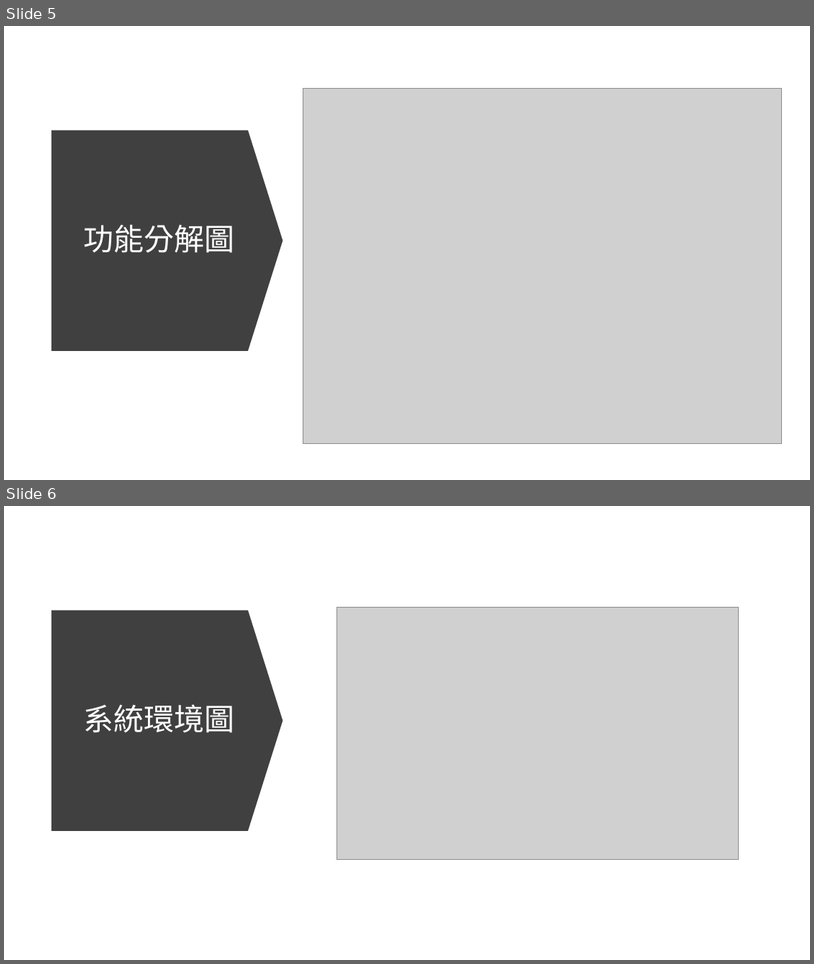
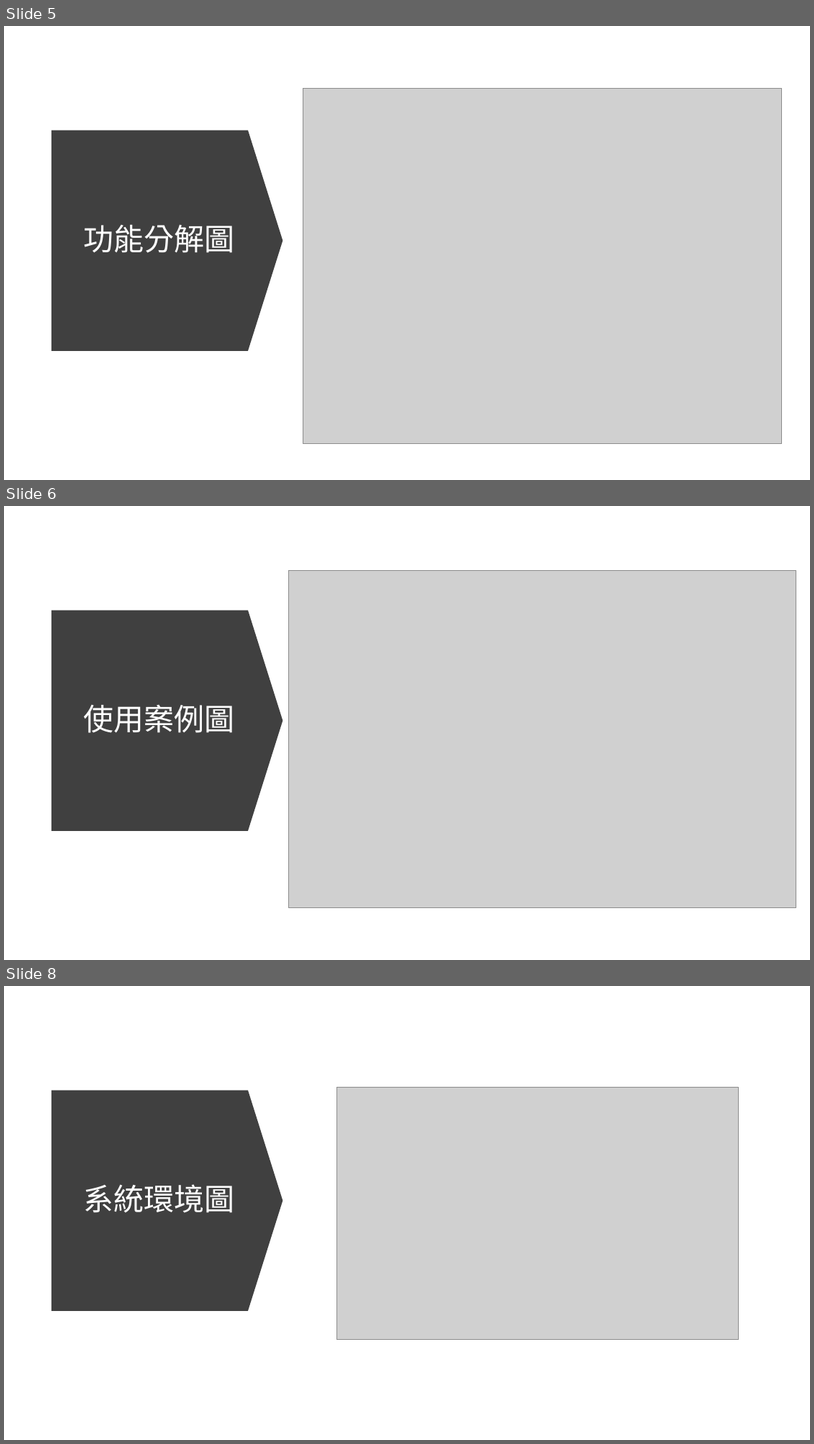
Before and after one commit to tdbbbfps/GameWithAI, a slide deck: C111118121柳健棠_系統分析與設計.pptx. Shown one above the other, each under a label of ours: slides 5 and 6 before the commit, slides 5, 6 and 8 after it; the slides between them are not shown. The pictures are 814x964 and 814x1444 pixels, drawn with LibreOffice and Linux fonts; fonts in the diff are those of the drawing; grey boxes stand for pictures. Boxes give left, top, right and bottom in pixels: in the first picture for what was removed or moved away, otherwise in the second. Text is boxed around its words. In the diff, an @@ line names an element or a change of style, - is before the commit and + after.

```diff
--- a/C111118121柳健棠_系統分析與設計.pptx
+++ b/C111118121柳健棠_系統分析與設計.pptx
@@ slide 6 added at box(4, 506, 810, 960), background #FFFFFF @@
@@ picture added at box(289, 570, 797, 908) @@
@@ down arrow added at box(52, 610, 283, 831), fill #404040 @@
@@ title added at box(83, 705, 234, 733), 36 pt, text #FFFFFF @@
+使用案例圖
@@ what was slide 6 is now slide 8 @@
```
Also in this commit, not shown: 1 other slide added.
